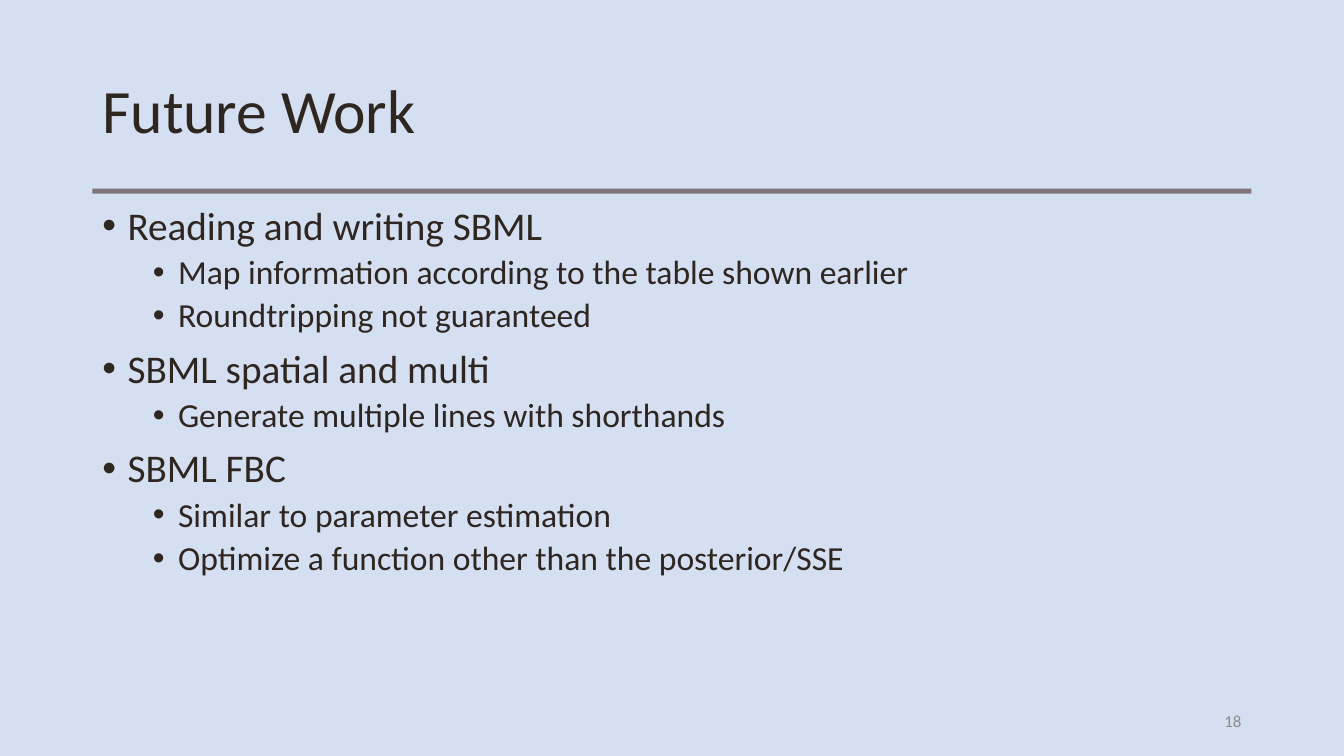
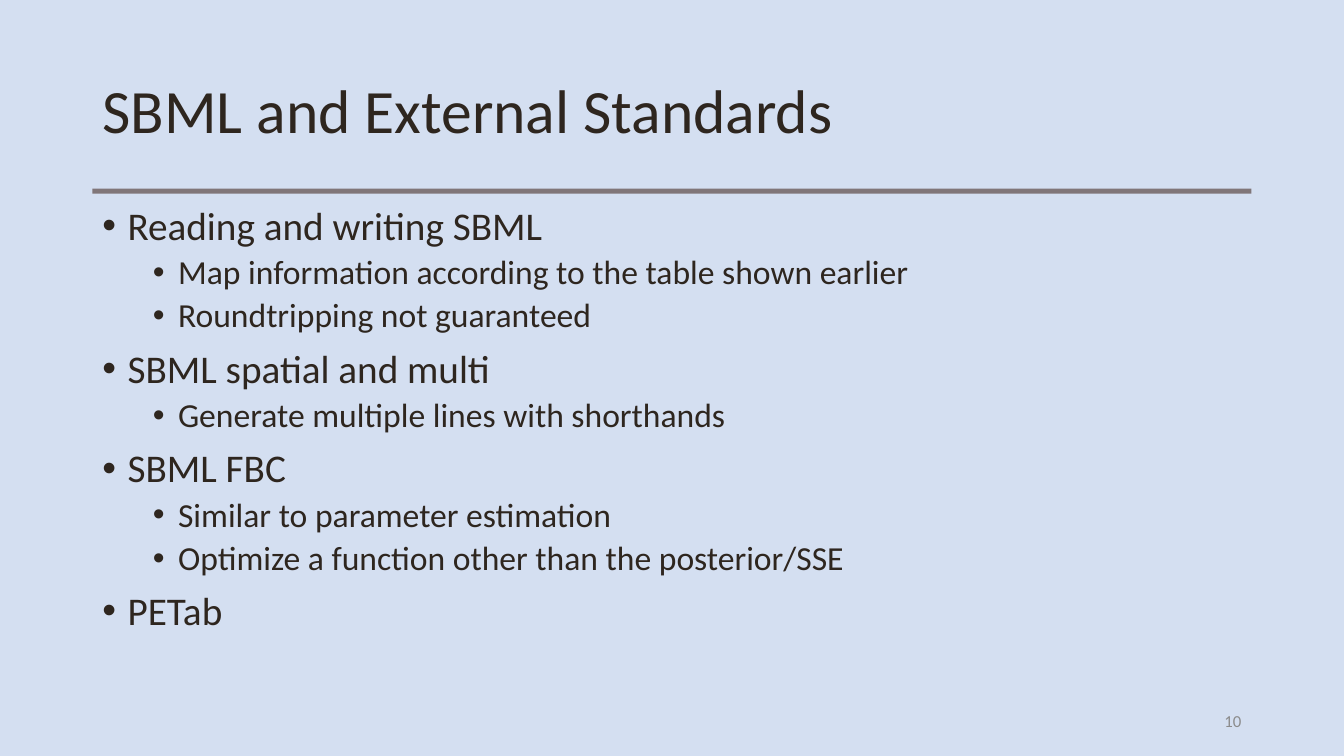
Before and after one commit to russellnjk/dunlin, a slide deck: slide 10 of dunlin_about.pptx (slide 18 before the commit). Drawn at 1344x756 pixels with LibreOffice and Linux fonts; fonts in the diff are those of the drawing. Boxes give left, top, right and bottom in pixels: in the first picture for what was removed or moved away, otherwise in the second. Text is boxed around its words. In the diff, an @@ line names an element or a change of style, - is before the commit and + after.

```diff
--- a/dunlin_about.pptx
+++ b/dunlin_about.pptx
@@ title at box(102, 90, 832, 134): text changed @@
-Future Work
+SBML and External Standards
@@ text at box(128, 597, 223, 626): paragraph added @@
+• PETab
@@ page number at box(1224, 716, 1241, 727): text changed @@
-18
+10
```
Also in this commit, not shown: 2 other slides changed, 3 slides removed, 27 other files.
